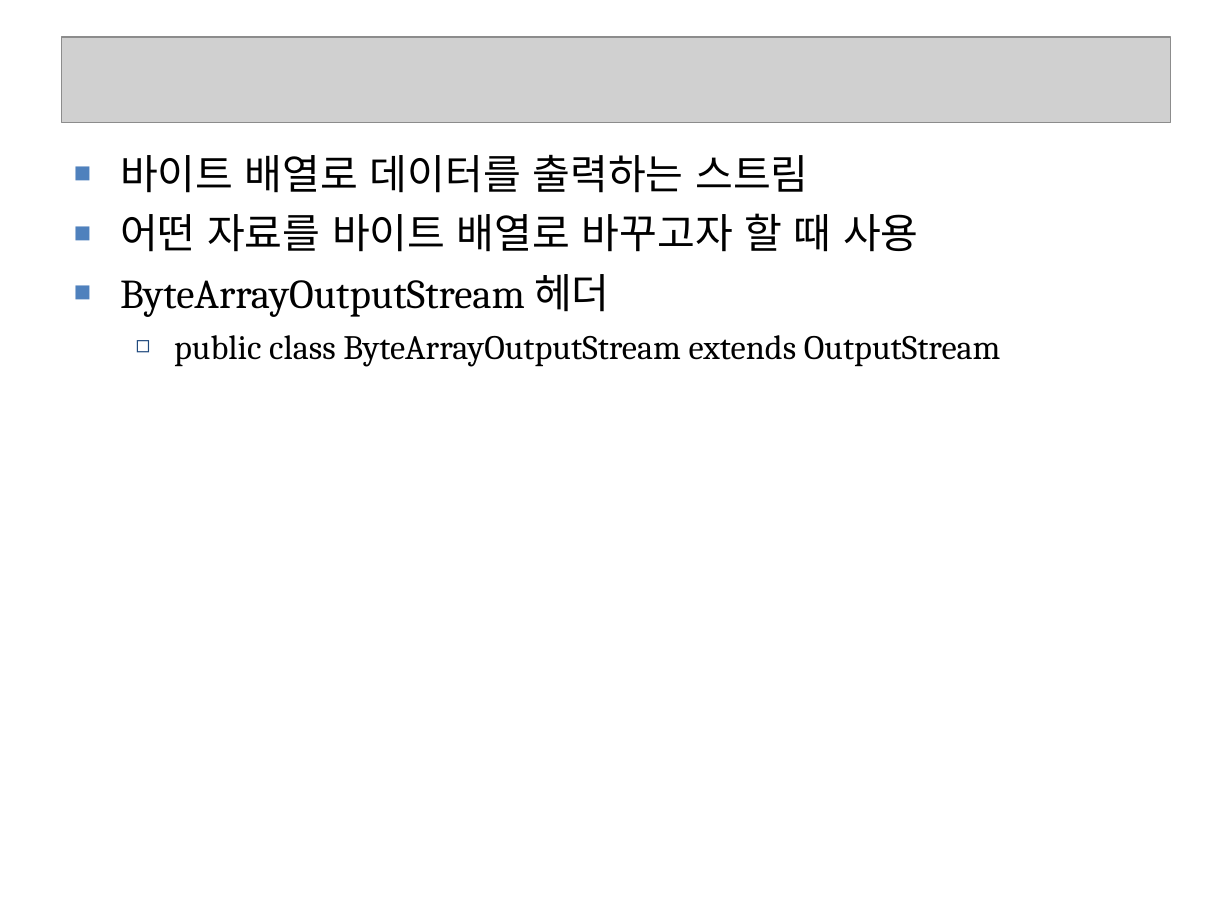
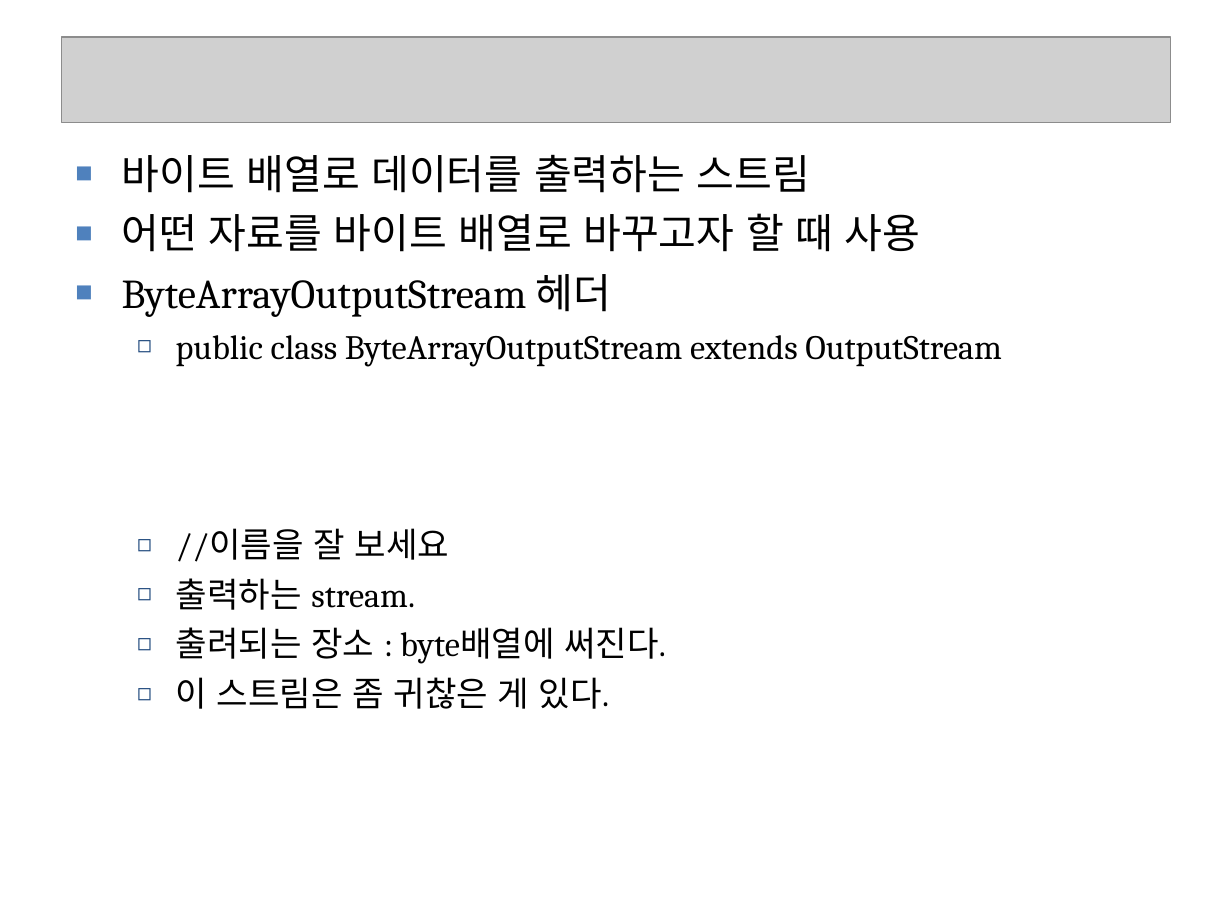
Before and after one commit to seleuchel/javaNetwork, a slide deck: slide 77 of ppt/528_chap02Streams4CharacterByteArray.ppt (slide 76 before the commit). Drawn at 1232x924 pixels with LibreOffice and Linux fonts; fonts in the diff are those of the drawing; grey boxes stand for pictures; background and template pictures are left out. Boxes give left, top, right and bottom in pixels: in the first picture for what was removed or moved away, otherwise in the second. Text is boxed around its words. In the diff, an @@ line names an element or a change of style, - is before the commit and + after.

```diff
--- a/ppt/528_chap02Streams4CharacterByteArray.ppt
+++ b/ppt/528_chap02Streams4CharacterByteArray.ppt
@@ text at <box>176,528,666,709</box>: paragraphs added @@
+  ◻ //이름을 잘 보세요
+  ◻ 출력하는 stream.
+  ◻ 출려되는 장소 : byte배열에 써진다.
+  ◻ 이 스트림은 좀 귀찮은 게 있다.
```
Also in this commit, not shown: 24 other slides changed, 3 slides added, 2 slides removed, 7 other files.
